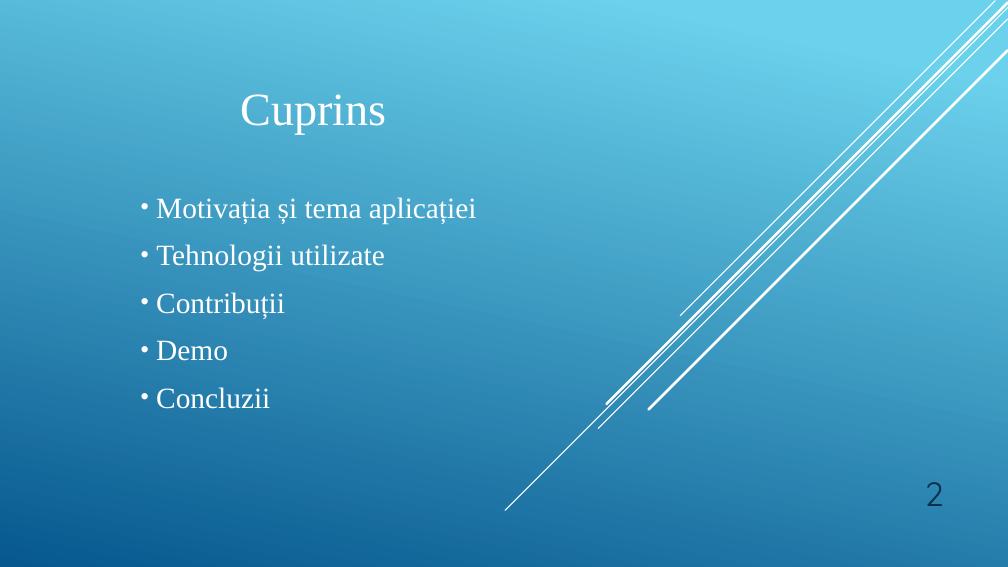
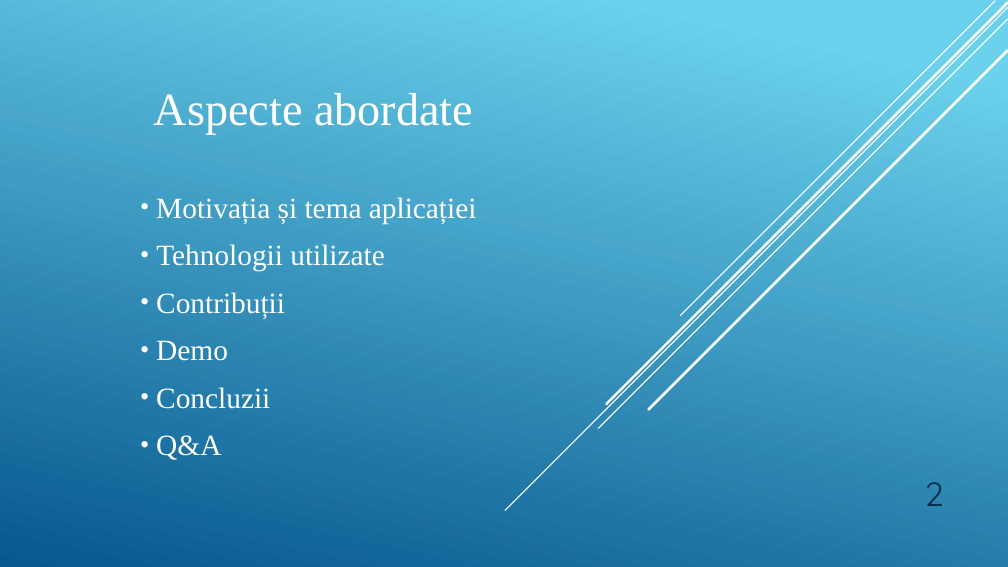
Before and after one commit to GeorgeMorosanu/MediArch_Public, a slide deck: slide 2 of Licenta2018MoroșanuGeorgeCosmin/MediArch.pptx (slide 3 before the commit). Drawn at 1008x567 pixels with LibreOffice and Linux fonts; fonts in the diff are those of the drawing. Boxes give left, top, right and bottom in pixels: in the first picture for what was removed or moved away, otherwise in the second. Text is boxed around its words. In the diff, an @@ line names an element or a change of style, - is before the commit and + after.

```diff
--- a/Licenta2018MoroșanuGeorgeCosmin/MediArch.pptx
+++ b/Licenta2018MoroșanuGeorgeCosmin/MediArch.pptx
@@ text at bbox=[154, 93, 473, 134]: text changed @@
-Cuprins
+Aspecte abordate
@@ text at bbox=[156, 435, 221, 460]: paragraph added @@
+• Q&A
```
Also in this commit, not shown: 4 other slides changed, 1 slide added, 1 slide removed, 12 other files.
